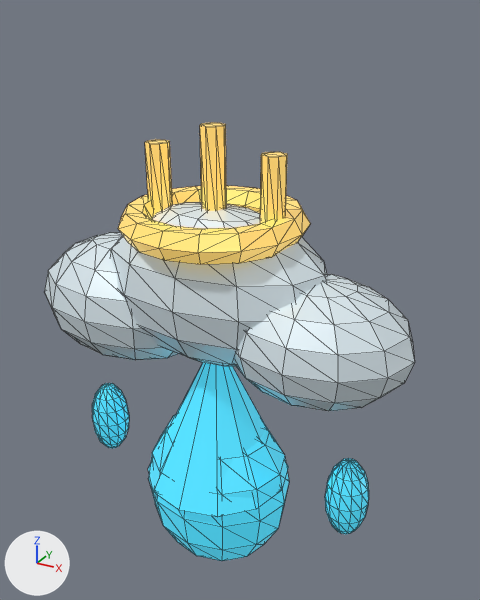
What one commit did to the glTF model race3D_game/models/water-drop.glb.
One viewpoint serves both versions: a 50 mm camera at (0.919, -1.524, 1.779) aimed at (0.044, 0.068, 0.983). Lighting does not change. The marker at lower left points along +X, +Y and +Z. The picture after the commit comes second. Mesh edges are drawn as thin lines. Where no turn or scale is listed for an object, it has been applied to the vertices. Vertices at exactly the same position are counted once.

The older version as bpy lines, for what is in view:
```python
ob_leader_crown_point = bpy.data.objects.new('Leader crown point', me_cylinder_004)
ob_leader_crown_point.location = (-0.18, 0.0, 1.33)
ob_leader_crown_point_001 = bpy.data.objects.new('Leader crown point.001', me_cylinder_005)
ob_leader_crown_point_001.location = (0.0, 0.0, 1.36)
ob_leader_crown_point_002 = bpy.data.objects.new('Leader crown point.002', me_cylinder_006)
ob_leader_crown_point_002.location = (0.18, 0.0, 1.33)
ob_water_drop_cloud = bpy.data.objects.new('Water Drop cloud', me_sphere)
ob_water_drop_cloud.location = (-0.31, 0.0, 0.95)
ob_water_drop_cloud_001 = bpy.data.objects.new('Water Drop cloud.001', me_sphere_001)
ob_water_drop_cloud_001.location = (0.0, 0.0, 1.05)
ob_water_drop_cloud_002 = bpy.data.objects.new('Water Drop cloud.002', me_sphere_002)
ob_water_drop_cloud_002.location = (0.32, 0.0, 0.95)
ob_water_drop_pointed_tip = bpy.data.objects.new('Water Drop pointed tip', me_cone)
ob_water_drop_pointed_tip.location = (0.0, 0.0, 0.64)
ob_water_drop_rain_bead_001 = bpy.data.objects.new('Water Drop rain bead.001', me_sphere_005)
ob_water_drop_rain_bead_001.location = (0.44, 0.0, 0.46)
ob_water_drop_teardrop_bulb = bpy.data.objects.new('Water Drop teardrop bulb', me_sphere_003)
ob_water_drop_teardrop_bulb.location = (0.0, 0.0, 0.35)
# also in view: 'Water Drop rain bead' at (-0.44, 0.0, 0.46); 'Leader crown band' at (0.0, 0.0, 1.24)
```
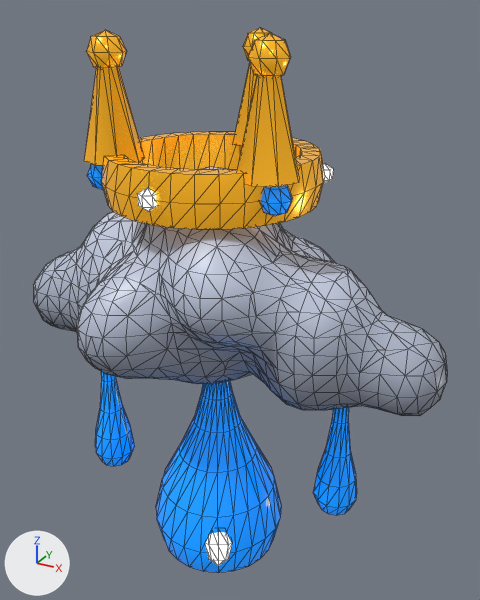
Boxes [x1, y1, x2, y2] around the edits, measured in the pictures (480 x 600 px):
'Water Drop Storm cloud', added
    after: [33, 167, 447, 416]
'Water Drop Water Drop cyan', added (blue)
    after: [87, 164, 357, 573]
'Leader crown band', recoloured, reshaped, moved (17% wider, 24% taller)
    before: [118, 186, 310, 264]
    after: [101, 132, 325, 229]
'Water Drop cloud.001', deleted
    before: [110, 202, 327, 366]
'Water Drop cloud.002', deleted
    before: [235, 274, 415, 411]
'Water Drop pointed tip', deleted (cyan)
    before: [148, 363, 288, 517]
'Water Drop teardrop bulb', deleted (cyan)
    before: [148, 415, 289, 561]
'Water Drop cloud', deleted
    before: [45, 232, 178, 360]
'Leader crown point 3', added (orange)
    after: [237, 33, 299, 187]
'Leader crown point 2', added (orange)
    after: [84, 30, 145, 166]
'Water Drop rain bead.001', deleted (cyan)
    before: [325, 458, 369, 534]
'Leader crown point.001', deleted
    before: [200, 123, 226, 211]
'Water Drop rain bead', deleted (cyan)
    before: [92, 383, 129, 448]
'Leader crown point.002', deleted
    before: [260, 152, 287, 224]
'Leader crown point', deleted
    before: [145, 140, 172, 213]
'Water Drop Drop shine', added
    after: [137, 163, 333, 566]
'Leader crown point 1', added (orange)
    after: [233, 27, 272, 147]
part 1 of me_torus_002, deleted
    before: [118, 186, 310, 264]
part 2 of me_torus_002, added (orange)
    after: [101, 132, 325, 229]

What changed in the scene script:
```text
Change mat_water_drop_cyan:
    remove # nodes: BsdfPrincipled, OutputMaterial
    remove # colours: cyan #50daf9, cyan #3290a6
    nodes: BsdfPrincipled, Mix, OutputMaterial, VertexColor
    colours: blue #0560b3, blue #0a94ff, mixed with the vertex colours
Change mat_target_crown_gold:
    remove # nodes: BsdfPrincipled, OutputMaterial
    remove # colours: yellow #ffd673, brown #aa8d4a
    nodes: BsdfPrincipled, Mix, OutputMaterial, VertexColor
    colours: brown #a06d10, orange #ffbe2e, mixed with the vertex colours
Add mat_storm_cloud:
    mat_storm_cloud = bpy.data.materials.new('Storm cloud')
    # nodes: BsdfPrincipled, Mix, OutputMaterial, VertexColor
    # colours: pale blue #cfd8ee, mixed with the vertex colours
Add mat_drop_shine:
    mat_drop_shine = bpy.data.materials.new('Drop shine')
    # nodes: BsdfPrincipled, Mix, OutputMaterial, VertexColor
    # colours: white #fffcf2, white #f4f1e8, mixed with the vertex colours
Change me_torus_002:
    remove me_torus_002.from_pydata(...)  # 96 vertices, 192 faces; spans x -0.265..0.265, y -0.265..0.265, z -0.039..0.039
    add me_torus_002.from_pydata(...)  # 160 vertices, 320 faces; spans x -0.298..0.298, y -0.298..0.298, z 1.305..1.435
    me_torus_002 part 1: the whole mesh is rebuilt
    me_torus_002 part 2
    128 vertices are added at x -0.298..0.298, y -0.298..0.298, z 1.305..1.435
    32 new vertices lie (0.0, 0.0, 0.13) away from vertices in x -0.235..0.235, y -0.235..0.235, z 1.305
    320 new faces join them
Remove ob_water_drop_cloud:
    ob_water_drop_cloud = bpy.data.objects.new('Water Drop cloud', me_sphere)
Remove ob_water_drop_cloud_001:
    ob_water_drop_cloud_001 = bpy.data.objects.new('Water Drop cloud.001', me_sphere_001)
Remove ob_water_drop_cloud_002:
    ob_water_drop_cloud_002 = bpy.data.objects.new('Water Drop cloud.002', me_sphere_002)
Remove ob_water_drop_teardrop_bulb:
    ob_water_drop_teardrop_bulb = bpy.data.objects.new('Water Drop teardrop bulb', me_sphere_003)
Remove ob_water_drop_pointed_tip:
    ob_water_drop_pointed_tip = bpy.data.objects.new('Water Drop pointed tip', me_cone)
Change ob_leader_crown_band:
    ob_leader_crown_band.location: (0.0, 0.0, 1.24) -> (0.0, 0.0, 0.0)
Remove ob_leader_crown_point:
    ob_leader_crown_point = bpy.data.objects.new('Leader crown point', me_cylinder_004)
Remove ob_leader_crown_point_001:
    ob_leader_crown_point_001 = bpy.data.objects.new('Leader crown point.001', me_cylinder_005)
Remove ob_leader_crown_point_002:
    ob_leader_crown_point_002 = bpy.data.objects.new('Leader crown point.002', me_cylinder_006)
Remove ob_water_drop_rain_bead:
    ob_water_drop_rain_bead = bpy.data.objects.new('Water Drop rain bead', me_sphere_004)
Remove ob_water_drop_rain_bead_001:
    ob_water_drop_rain_bead_001 = bpy.data.objects.new('Water Drop rain bead.001', me_sphere_005)
Add ob_water_drop_water_drop_cyan:
    ob_water_drop_water_drop_cyan = bpy.data.objects.new('Water Drop Water Drop cyan', me_water_drop_water_drop_cyan)  # 444 vertices, 864 faces; spans x -0.438..0.448, y -0.212..0.339, z 0.06..1.412
    ob_water_drop_water_drop_cyan.location = (0.0, 0.0, 0.0)
Add ob_water_drop_storm_cloud:
    ob_water_drop_storm_cloud = bpy.data.objects.new('Water Drop Storm cloud', me_water_drop_storm_cloud)  # 877 vertices, 1750 faces; spans x -0.67..0.67, y -0.37..0.369, z 0.77..1.38
    ob_water_drop_storm_cloud.location = (0.0, 0.0, 0.0)
Add ob_water_drop_drop_shine:
    ob_water_drop_drop_shine = bpy.data.objects.new('Water Drop Drop shine', me_water_drop_drop_shine)  # 94 vertices, 168 faces; spans x -0.278..0.278, y -0.321..0.211, z 0.21..1.398
    ob_water_drop_drop_shine.location = (0.0, 0.0, 0.0)
Add ob_leader_crown_point_3:
    ob_leader_crown_point_3 = bpy.data.objects.new('Leader crown point 3', me_leader_crown_point_3)  # 42 vertices, 76 faces; spans x 0.147..0.307, y -0.211..-0.051, z 1.41..1.73
    ob_leader_crown_point_3.location = (0.0, 0.0, 0.0)
Add ob_leader_crown_point_2:
    ob_leader_crown_point_2 = bpy.data.objects.new('Leader crown point 2', me_leader_crown_point_2)  # 42 vertices, 76 faces; spans x -0.307..-0.147, y -0.211..-0.051, z 1.41..1.73
    ob_leader_crown_point_2.location = (0.0, 0.0, 0.0)
Add ob_leader_crown_point_1:
    ob_leader_crown_point_1 = bpy.data.objects.new('Leader crown point 1', me_leader_crown_point_1)  # 42 vertices, 76 faces; spans x -0.08..0.08, y 0.182..0.342, z 1.41..1.73
    ob_leader_crown_point_1.location = (0.0, 0.0, 0.0)
```
